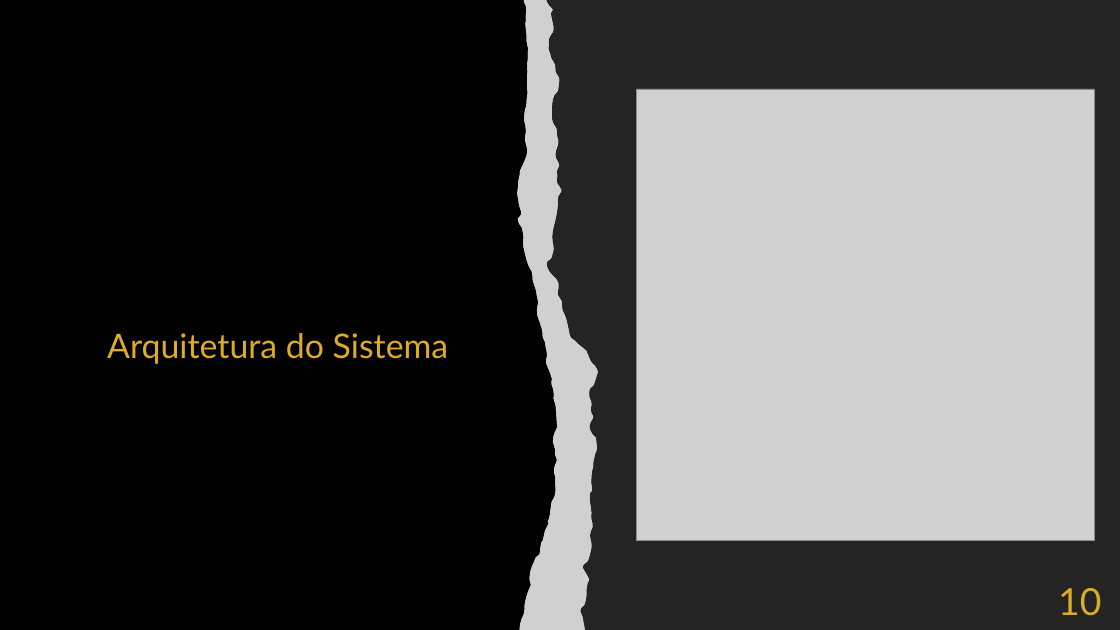
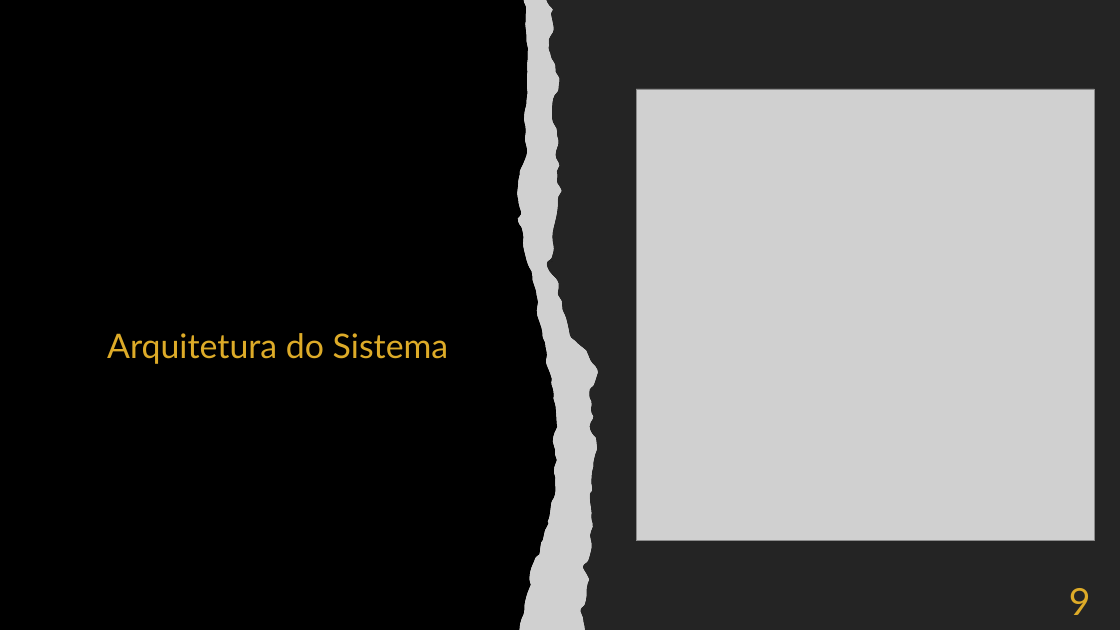
Before and after one commit to goncaloferreira966/Smart4Finances, a slide deck: slide 9 of Smart4FiancesApresentacao.pptx (slide 10 before the commit). Drawn at 1120x630 pixels with LibreOffice and Linux fonts; fonts in the diff are those of the drawing; grey boxes stand for pictures. Boxes give left, top, right and bottom in pixels: in the first picture for what was removed or moved away, otherwise in the second. Text is boxed around its words. In the diff, an @@ line names an element or a change of style, - is before the commit and + after.

```diff
--- a/Smart4FiancesApresentacao.pptx
+++ b/Smart4FiancesApresentacao.pptx
@@ text at (1069,588,1091,615): text changed @@
-10
+9
```
Also in this commit, not shown: 4 other slides changed, 2 slides added, 1 slide removed.
